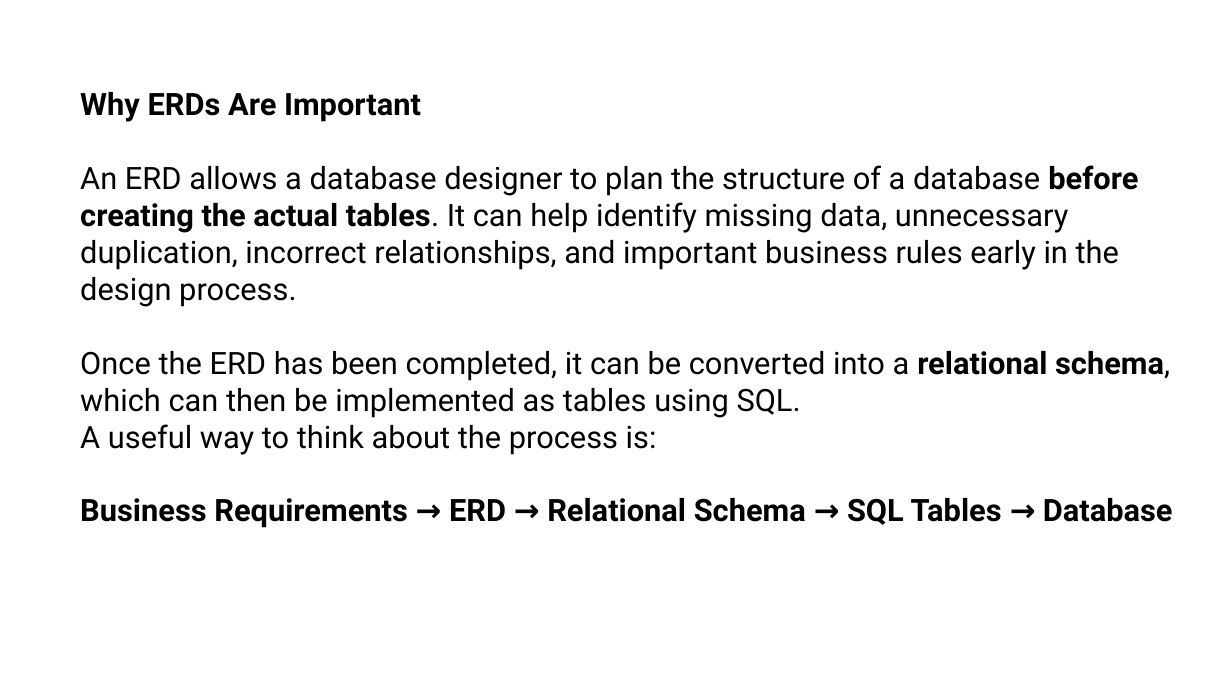
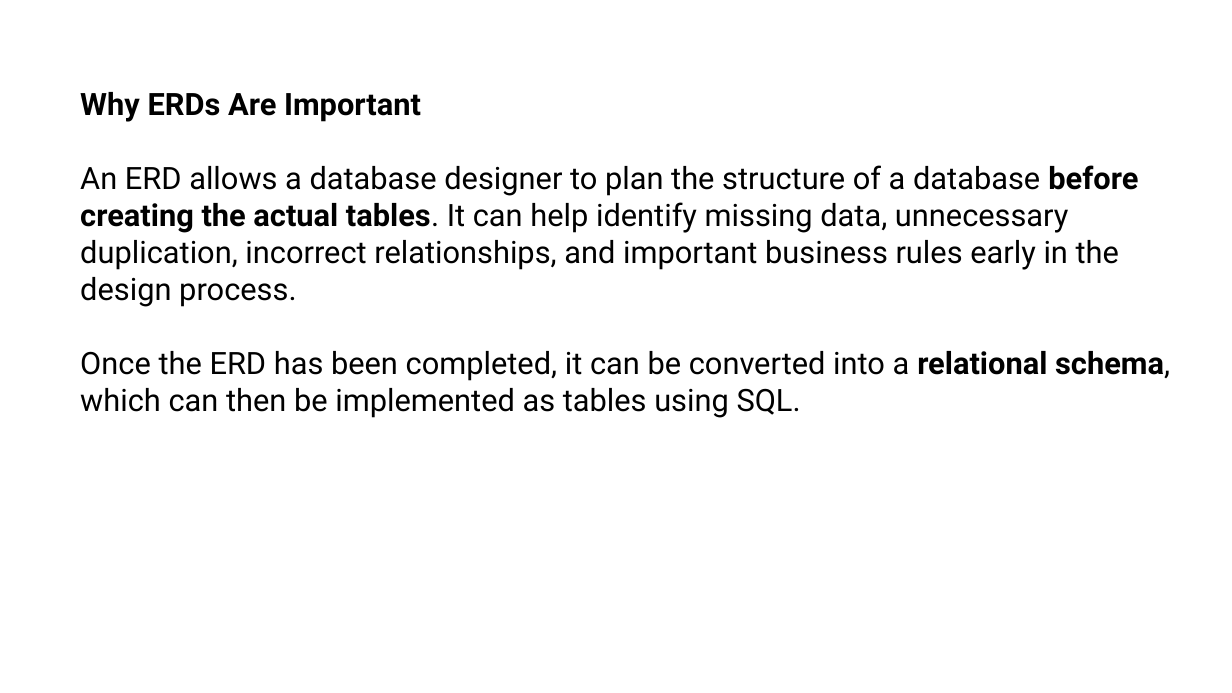
Before and after one commit to joannes630/AU, a slide deck: slide 29 of CSC 4500 GitHub/Entity Relationship Data Model.pptx (slide 11 before the commit). Drawn at 1232x693 pixels with LibreOffice and Linux fonts; fonts in the diff are those of the drawing. Boxes give left, top, right and bottom in pixels: in the first picture for what was removed or moved away, otherwise in the second. Text is boxed around its words. In the diff, an @@ line names an element or a change of style, - is before the commit and + after.

```diff
--- a/CSC 4500 GitHub/Entity Relationship Data Model.pptx
+++ b/CSC 4500 GitHub/Entity Relationship Data Model.pptx
@@ text at (80, 424, 1173, 528): paragraphs removed @@
-A useful way to think about the process is:
-Business Requirements → ERD → Relational Schema → SQL Tables → Database
```
Also in this commit, not shown: 4 other slides changed, 19 slides added, 2 slides removed.
